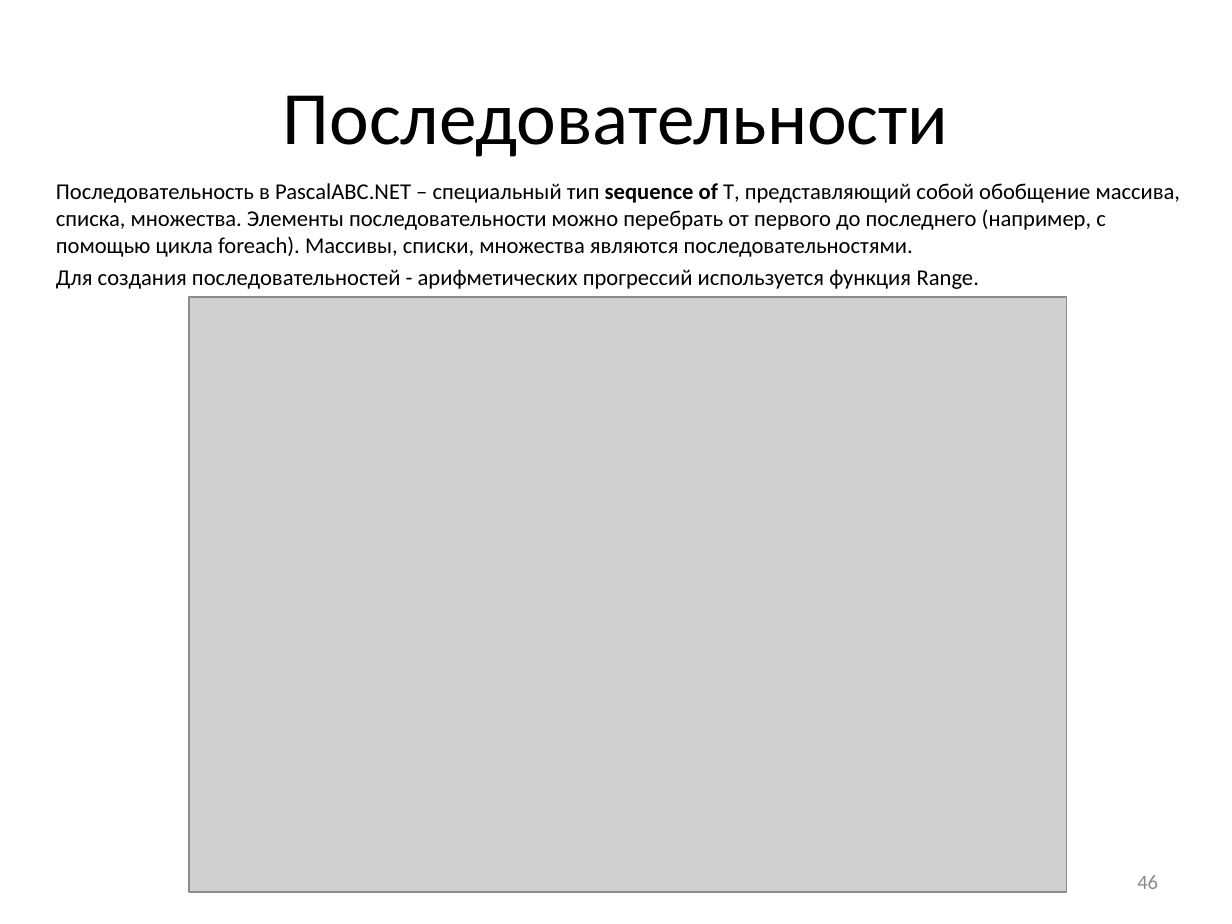
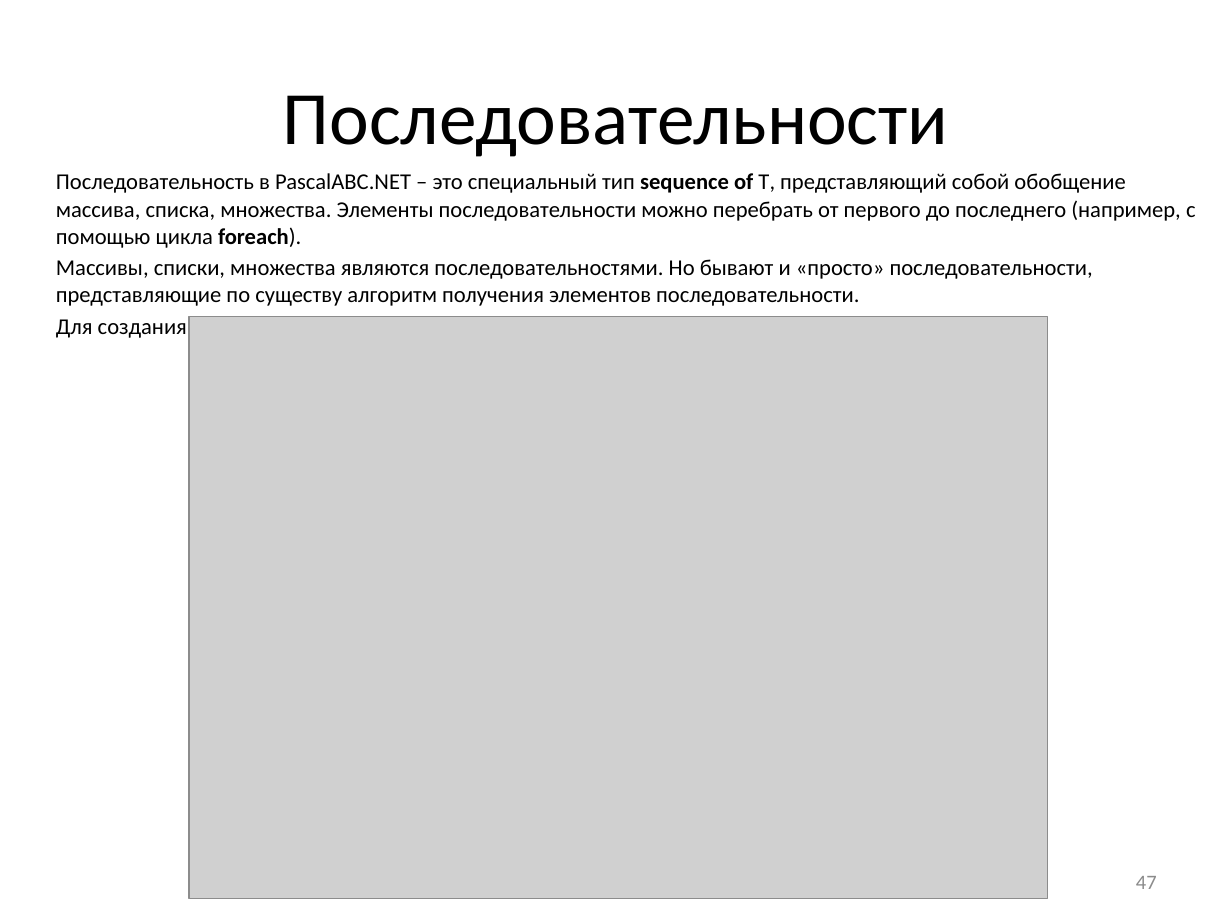
Before and after one commit to pascalabcnet/pascalabcnet, a slide deck: slide 47 of _Presentations/2015 New Features/PascalABC.NET 2015.pptx (slide 46 before the commit). Drawn at 1232x924 pixels with LibreOffice and Linux fonts; fonts in the diff are those of the drawing; grey boxes stand for pictures. Boxes give left, top, right and bottom in pixels: in the first picture for what was removed or moved away, otherwise in the second. Text is boxed around its words. In the diff, an @@ line names an element or a change of style, - is before the commit and + after.

```diff
--- a/_Presentations/2015 New Features/PascalABC.NET 2015.pptx
+++ b/_Presentations/2015 New Features/PascalABC.NET 2015.pptx
@@ text "Последовательность в PascalABC.NET – это ...": place and size @@
-text "Последовательность в PascalABC.NET – это ..." at <box>56,183,1181,289</box>
+text "Последовательность в PascalABC.NET – это ..." at <box>56,173,1196,317</box>
@@ text at <box>56,173,1196,306</box>: text changed @@
-Последовательность в PascalABC.NET – специальный тип sequence of T, представляющий собой обобщение массива, списка, множества. Элементы последовательности можно перебрать от первого до последнего (например, с помощью цикла foreach). Массивы, списки, множества являются последовательностями.
+Последовательность в PascalABC.NET – это специальный тип sequence of T, представляющий собой обобщение массива, списка, множества. Элементы последовательности можно перебрать от первого до последнего (например, с помощью цикла foreach).
+Массивы, списки, множества являются последовательностями. Но бывают и «просто» последовательности, представляющие по существу алгоритм получения элементов последовательности.
@@ picture: place and size @@
-picture at <box>190,297,1067,892</box>
+picture at <box>190,317,1048,898</box>
@@ page number at <box>1136,876,1157,889</box>: text changed @@
-46
+47
```
Also in this commit, not shown: 40 other slides changed, 1 slide added, 11 other files.
